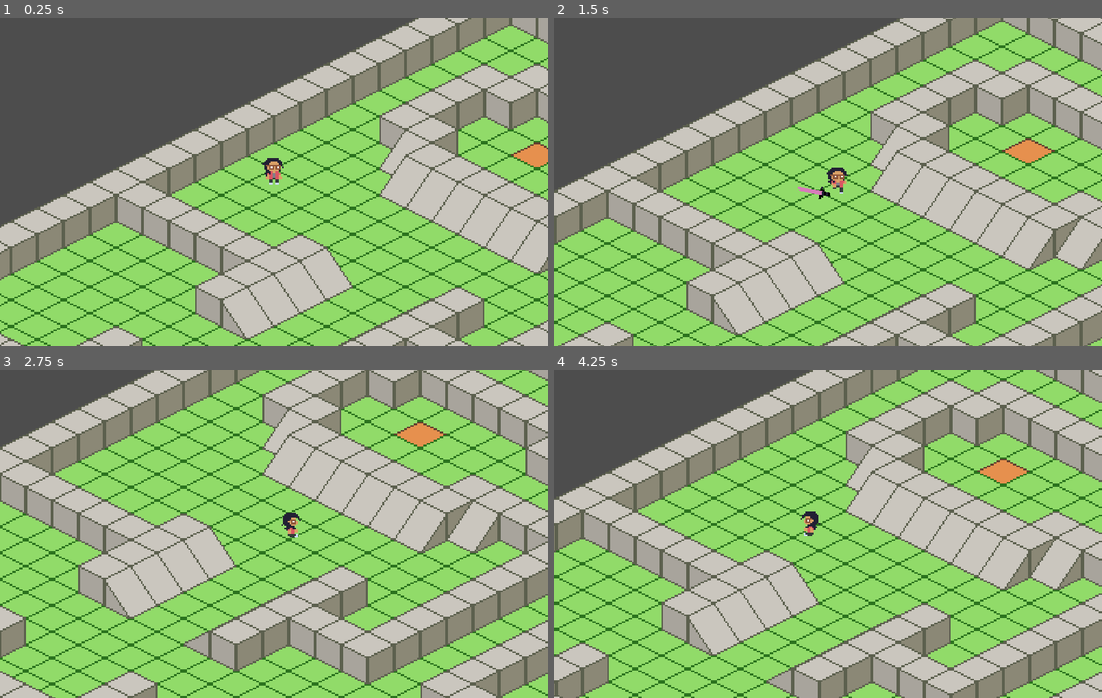
Above: before the commit, frames 1-4 (two rows, left to right).
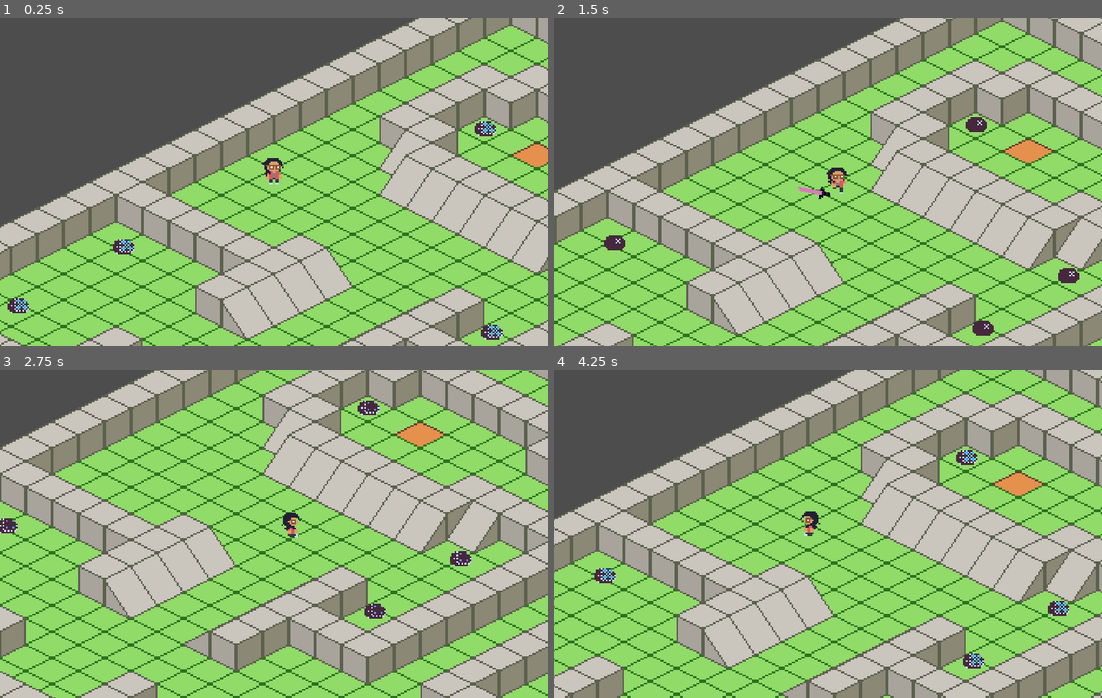
Above: after the commit, the same moments.

Repository: gaboma19/dustership
Game: Godot game, scene res://scenes/combat/combat.tscn
Same seed, same stepped clock (60 frames per second), same inputs: the game is played once before the commit and once after it. The engine's default icon, where the game draws it, is replaced by a stand-in: a white triangle on a blue panel in a dark square.
Inputs (mouse positions are in pixels of both pictures, inside the frame that each line leads up to):
- Up to frame 1 (0.25 s): no input
- Up to frame 2 (1.5 s): move the mouse to (948, 165) at 0.52 s; press the mouse at (948, 165) at 0.53 s; hold D (move_right) 0.53-1.28 s; move the mouse to (718, 198) at 1.27 s; release the mouse at (718, 198) at 1.28 s; hold S (move_down) from 1.28 s (still down); click (718, 198) at 1.35 s
- Up to frame 3 (2.75 s): move the mouse to (328, 461) at 2.02 s; release S (move_down) at 2.03 s; press the mouse at (328, 461) at 2.03 s; hold D (move_right) from 2.03 s (still down)
- Up to frame 4 (4.25 s): move the mouse to (800, 599) at 2.77 s; release D (move_right) at 2.78 s; release the mouse at (800, 599) at 2.78 s; hold Up (move_up) 2.78-3.53 s; click (800, 599) at 2.85 s; move the mouse to (992, 583) at 3.52 s; press the mouse at (992, 583) at 3.53 s; hold A (move_left) from 3.53 s (still down)

The runs differ from the first frame. In frame 1, 0.6% of the frame differs, in the area x 1-92%, y 31-99%; in frame 2, 0.6%; in frame 3, 0.6%; in frame 4, 47%, in the area x 0-100%, y 0-100%.

Commit message:
finish state machine

Diff:
--- a/scenes/combat/combat.tscn
+++ b/scenes/combat/combat.tscn
@@ -1,6 +1,7 @@
-[gd_scene load_steps=3 format=3 uid="uid://c07831odmeqpn"]
+[gd_scene load_steps=4 format=3 uid="uid://c07831odmeqpn"]
 
 [ext_resource type="PackedScene" uid="uid://8mj6n5arl8rg" path="res://scenes/objects/player/player.tscn" id="2_q03xn"]
+[ext_resource type="PackedScene" uid="uid://ggvy8hstsf8l" path="res://scenes/objects/philo/philo.tscn" id="3_0rarn"]
 [ext_resource type="PackedScene" uid="uid://b7qlpio0l5g3f" path="res://scenes/combat/pathfinding_tilemap.tscn" id="3_qdqo6"]
 
 [node name="Combat" type="Node2D"]
@@ -23,5 +24,59 @@
 [node name="Player" parent="Entities" instance=ExtResource("2_q03xn")]
 position = Vector2(-112, -72)
 
+[node name="Philo" parent="Entities" instance=ExtResource("3_0rarn")]
+position = Vector2(72, -8)
+
+[node name="Philo2" parent="Entities" instance=ExtResource("3_0rarn")]
+position = Vector2(20, 24)
+
+[node name="Philo3" parent="Entities" instance=ExtResource("3_0rarn")]
+position = Vector2(-204, -28)
+
+[node name="Philo4" parent="Entities" instance=ExtResource("3_0rarn")]
+position = Vector2(-268, 8)
+
+[node name="Philo5" parent="Entities" instance=ExtResource("3_0rarn")]
+position = Vector2(0, 144)
+
+[node name="Philo6" parent="Entities" instance=ExtResource("3_0rarn")]
+position = Vector2(16, -100)
+
+[node name="Philo7" parent="Entities" instance=ExtResource("3_0rarn")]
+position = Vector2(248, 20)
+
+[node name="Philo8" parent="Entities" instance=ExtResource("3_0rarn")]
+position = Vector2(160, 64)
+
+[node name="Philo9" parent="Entities" instance=ExtResource("3_0rarn")]
+position = Vector2(688, 184)
+
+[node name="Philo10" parent="Entities" instance=ExtResource("3_0rarn")]
+position = Vector2(676, 168)
+
+[node name="Philo11" parent="Entities" instance=ExtResource("3_0rarn")]
+position = Vector2(668, 184)
+
+[node name="Philo12" parent="Entities" instance=ExtResource("3_0rarn")]
+position = Vector2(336, 300)
+
+[node name="Philo13" parent="Entities" instance=ExtResource("3_0rarn")]
+position = Vector2(360, 312)
+
+[node name="Philo14" parent="Entities" instance=ExtResource("3_0rarn")]
+position = Vector2(332, 320)
+
+[node name="Philo15" parent="Entities" instance=ExtResource("3_0rarn")]
+position = Vector2(264, 124)
+
+[node name="Philo16" parent="Entities" instance=ExtResource("3_0rarn")]
+position = Vector2(192, 156)
+
+[node name="Philo17" parent="Entities" instance=ExtResource("3_0rarn")]
+position = Vector2(208, 236)
+
+[node name="Philo18" parent="Entities" instance=ExtResource("3_0rarn")]
+position = Vector2(96, 192)
+
 [node name="Foreground" type="Node2D" parent="." groups=["foreground"]]
 z_index = 1
--- a/scenes/components/velocity_component.gd
+++ b/scenes/components/velocity_component.gd
@@ -1,4 +1,5 @@
 extends Node
+class_name VelocityComponent
 
 @export var max_speed: int = 40
 @export var acceleration: float = 5
--- a/scenes/objects/philo/aggro.gd
+++ b/scenes/objects/philo/aggro.gd
@@ -1 +1,20 @@
+# aggro.gd
 extends EnemyState
+
+@onready var aggro_area_2d = %AggroArea2D
+
+
+func enter(_msg := {}) -> void:
+	if not aggro_area_2d.body_exited.is_connected(on_body_exited):
+		aggro_area_2d.body_exited.connect(on_body_exited)
+
+
+func update(_delta: float) -> void:
+	if enemy.player == null:
+		return
+	enemy.velocity_component.accelerate_to_player()
+	enemy.velocity_component.move(enemy)
+
+
+func on_body_exited(_body: Node2D):
+	state_machine.transition_to("Idle")
--- a/scenes/objects/philo/enemy.gd
+++ b/scenes/objects/philo/enemy.gd
@@ -1,2 +1,5 @@
 extends CharacterBody2D
 class_name Enemy
+
+
+var player: Player
--- a/scenes/objects/philo/idle.gd
+++ b/scenes/objects/philo/idle.gd
@@ -1 +1,17 @@
 extends EnemyState
+
+@onready var aggro_area_2d = %AggroArea2D
+
+
+func enter(_msg := {}) -> void:
+	if not aggro_area_2d.body_entered.is_connected(on_body_entered):
+		aggro_area_2d.body_entered.connect(on_body_entered)
+
+
+func update(_delta: float) -> void:
+	enemy.velocity_component.decelerate()
+	enemy.velocity_component.move(enemy)
+
+
+func on_body_entered(_body: Node2D):
+	state_machine.transition_to("Aggro")
--- a/scenes/objects/philo/philo.gd
+++ b/scenes/objects/philo/philo.gd
@@ -4,10 +4,11 @@
 @onready var animation_tree = $AnimationTree
 
 
+func _ready():
+	player = get_tree().get_first_node_in_group("player")
+
+
 func _process(_delta):
-	velocity_component.accelerate_to_player()
-	velocity_component.move(self)
-
 	if velocity.is_zero_approx():
 		set_moving(false)
 	else:
--- a/scenes/objects/philo/philo.tscn
+++ b/scenes/objects/philo/philo.tscn
@@ -174,7 +174,11 @@
 [sub_resource type="RectangleShape2D" id="RectangleShape2D_m16u5"]
 size = Vector2(8, 8)
 
+[sub_resource type="CircleShape2D" id="CircleShape2D_1rr5x"]
+radius = 60.0
+
 [node name="Philo" type="CharacterBody2D" groups=["enemy"]]
+motion_mode = 1
 script = ExtResource("1_wrftd")
 
 [node name="HealthComponent" parent="." instance=ExtResource("2_t7y50")]
@@ -199,12 +203,28 @@
 }
 
 [node name="HurtboxComponent" parent="." node_paths=PackedStringArray("health_component") instance=ExtResource("2_xgd4y")]
+visible = false
 health_component = NodePath("../HealthComponent")
 
 [node name="CollisionShape2D" type="CollisionShape2D" parent="HurtboxComponent"]
 position = Vector2(0, -4)
 rotation = 1.57079
 shape = SubResource("CircleShape2D_eoy7n")
+
+[node name="CollisionShape2D" type="CollisionShape2D" parent="."]
+visible = false
+position = Vector2(0, -4)
+shape = SubResource("RectangleShape2D_m16u5")
+
+[node name="AggroArea2D" type="Area2D" parent="."]
+unique_name_in_owner = true
+visible = false
+collision_layer = 0
+collision_mask = 2
+
+[node name="CollisionShape2D" type="CollisionShape2D" parent="AggroArea2D"]
+position = Vector2(0, -4)
+shape = SubResource("CircleShape2D_1rr5x")
 
 [node name="Sprite2D" type="Sprite2D" parent="."]
 texture_filter = 1
@@ -212,7 +232,7 @@
 offset = Vector2(0, -6)
 hframes = 6
 vframes = 6
-frame = 6
+frame = 7
 metadata/_aseprite_wizard_config_ = {
 "i_mode": -1,
 "keep_anim_length": false,
@@ -226,12 +246,8 @@
 "source": "res://art/philo/philo.aseprite"
 }
 
-[node name="CollisionShape2D" type="CollisionShape2D" parent="."]
-visible = false
-position = Vector2(0, -4)
-shape = SubResource("RectangleShape2D_m16u5")
-
 [node name="StateMachine" parent="." instance=ExtResource("6_mnpyb")]
+initial_state = NodePath("Idle")
 
 [node name="Idle" type="Node" parent="StateMachine"]
 script = ExtResource("7_bsmhr")
--- a/scenes/objects/player/player.tscn
+++ b/scenes/objects/player/player.tscn
@@ -607,6 +607,8 @@
 size = Vector2(8, 4)
 
 [node name="Player" type="CharacterBody2D" groups=["player"]]
+collision_layer = 2
+motion_mode = 1
 script = ExtResource("1_1rubt")
 
 [node name="VelocityComponent" parent="." instance=ExtResource("2_rdnns")]
Not shown: 1 places in scenes/objects/philo/philo.tscn that only renumber resources
